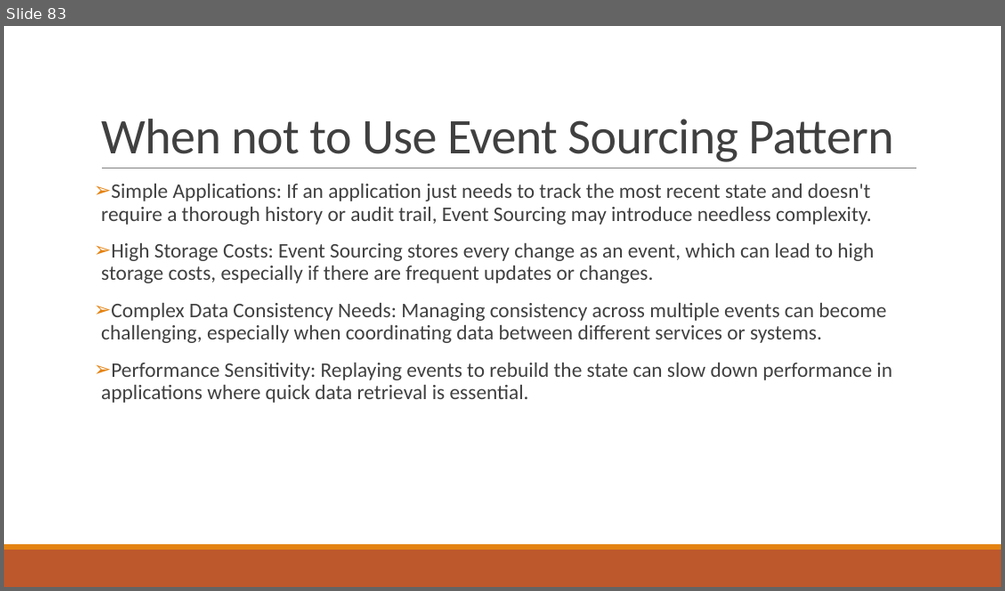
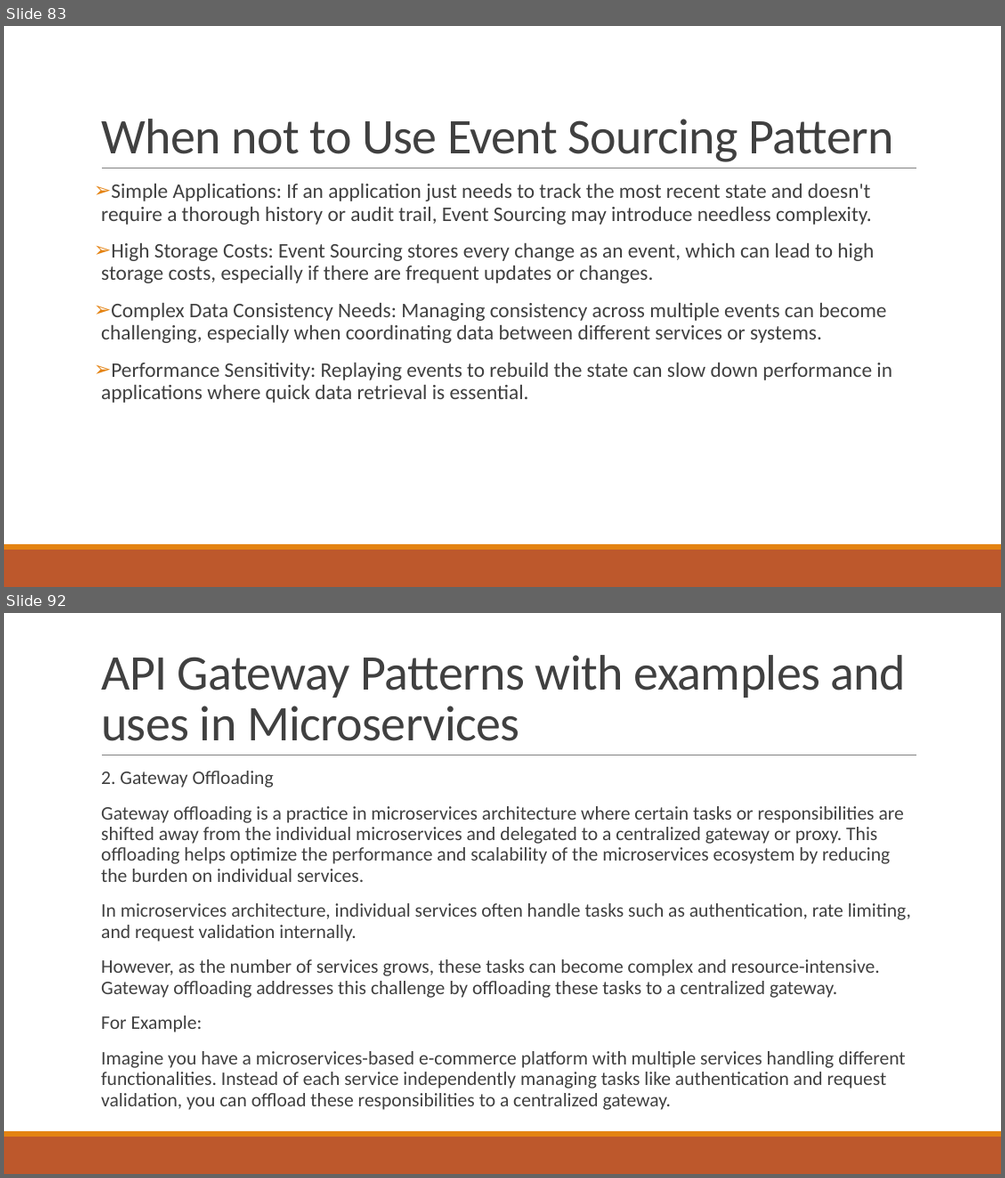
Before and after one commit to Sujatabatra/ThalesAug2025, a slide deck: Microservice Design Patterns.pptx. Shown one above the other, each under a label of ours: slide 83 before the commit, slides 83 and 92 after it; the slides between them are not shown. The pictures are 1005x591 and 1005x1178 pixels, drawn with LibreOffice and Linux fonts; fonts in the diff are those of the drawing. Boxes give left, top, right and bottom in pixels: in the first picture for what was removed or moved away, otherwise in the second. Text is boxed around its words. In the diff, an @@ line names an element or a change of style, - is before the commit and + after.

```diff
--- a/Microservice Design Patterns.pptx
+++ b/Microservice Design Patterns.pptx
@@ slide 92 added at (4, 613, 1001, 1174), background #FFFFFF; not listed: 3 template elements that a slide beside it also shows @@
@@ title added at (101, 655, 906, 741), 48 pt, text #404040 @@
+API Gateway Patterns with examples and uses in Microservices
@@ text added at (101, 771, 911, 1110), 18.5 pt, text #404040 @@
+  2. Gateway Offloading
+  Gateway offloading is a practice in microservices architecture where certain tasks or responsibilities are shifted away from the individual microservices and delegated to a centralized gateway or proxy. This offloading helps optimize the performance and scalability of the microservices ecosystem by reducing the burden on individual services.
+  In microservices architecture, individual services often handle tasks such as authentication, rate limiting, and request validation internally.
+  However, as the number of services grows, these tasks can become complex and resource-intensive. Gateway offloading addresses this challenge by offloading these tasks to a centralized gateway.
+  For Example:
+  Imagine you have a microservices-based e-commerce platform with multiple services handling different functionalities. Instead of each service independently managing tasks like authentication and request validation, you can offload these responsibilities to a centralized gateway.
```
Also in this commit, not shown: 72 other slides added.
